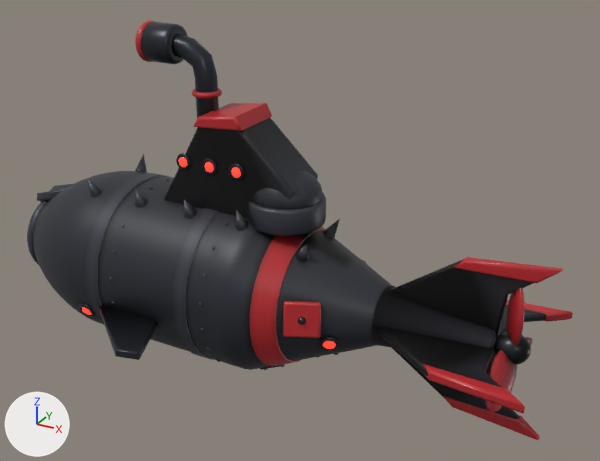
Before and after pictures for a commit that changed the glTF model models-src/enemy_boss.glb.
Both versions are drawn from a 50 mm camera at (6.08, -8.58, 5.2) aimed at (1.25, 0.2, 0.81). The lights are fixed; the arrows at lower left show +X, +Y and +Z. The picture after the commit comes second. Where no turn or scale is listed for an object, it has been applied to the vertices. Vertices at exactly the same position are counted once.

Names of what the first picture shows: 'enemy_boss_body', 'propeller.002'.
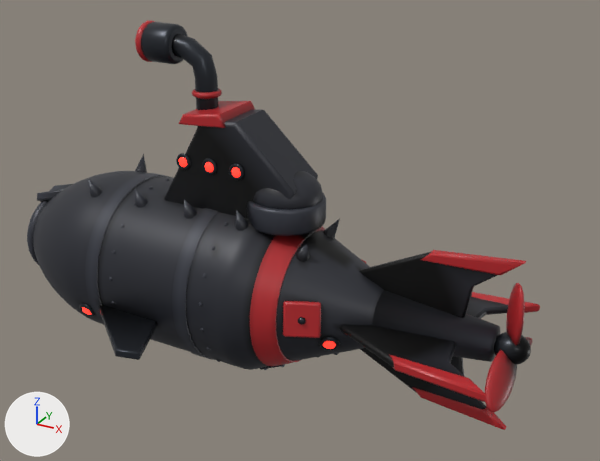
The change, as a diff of the scene's bpy script:
```diff
--- a/models-src/enemy_boss.glb.py
+++ b/models-src/enemy_boss.glb.py
@@ me_enemy_boss_body @@
 # used by ob_enemy_boss_body; location = (0.0, 0.0, 0.0)
-me_enemy_boss_body.from_pydata(...)  # 14033 vertices, 27404 faces; spans x -3.34..4.66, y -2.15..2.15, z -1.24..3.38
+me_enemy_boss_body.from_pydata(...)  # 14033 vertices, 27404 faces; spans x -3.34..4.25, y -2.15..2.15, z -1.24..3.38
+# me_enemy_boss_body part 1: the loose piece of 24 vertices spanning x 3.42..4.66, y -0.07..0.06, z 0.89..1.13 is moved by (-0.41, 0.0, 0.0)
+# me_enemy_boss_body part 2: the loose piece of 24 vertices spanning x 3.42..4.66, y 0.89..1.13, z -0.06..0.06 is moved by (-0.41, 0.0, 0.0)
+# me_enemy_boss_body part 3: the loose piece of 24 vertices spanning x 3.42..4.66, y -0.06..0.07, z -1.13..-0.89 is moved by (-0.41, 0.0, 0.0)
+# me_enemy_boss_body part 4: the loose piece of 24 vertices spanning x 3.42..4.66, y -1.13..-0.89, z -0.06..0.06 is moved by (-0.41, 0.0, 0.0)
+# me_enemy_boss_body part 5: the loose piece of 24 vertices spanning x 0.03..0.75, y -0.39..0.39, z 2.19..2.41 is moved by (-0.23, 0.0, 0.0)
+# me_enemy_boss_body part 6: all 8 vertices in x 2.27, y -0.12..0.12, z -0.12..0.12 are moved by (-0.91, 0.0, 0.0)
+# me_enemy_boss_body part 7: all 8 vertices in x 2.29, y -0.12..0.12, z -0.12..0.12 are moved by (-0.9, 0.0, 0.0)
+# me_enemy_boss_body part 8: all 8 vertices in x 2.36, y -0.15..0.15, z -0.15..0.15 are moved by (-0.88, 0.0, 0.0)
+# me_enemy_boss_body part 9: all 24 vertices in x 4.0..4.02, y -0.15..0.15, z -0.15..0.15 are moved by (-0.43, 0.0, 0.0)
+# me_enemy_boss_body part 10: 72 of the vertices in x 3.55..4.64, y -1.12..1.12, z -1.12..1.12 are moved by (-0.41, 0.0, 0.0)
+# me_enemy_boss_body part 11: 3675 kept faces spanning x -3.27..4.25, y -1.17..1.17, z -1.24..3.06 get new vertex colours
 me_enemy_boss_body.materials.append(mat_enemy_hull)
```

Pixel boxes (x1, y1, x2, y2) of what changed, in the pictures (600 x 461 px; the box of a moved part takes in the faces that stretch with it):
'enemy_boss_body', reshaped (6% narrower)
    before: (27, 21, 573, 440)
    after: (27, 21, 540, 430)
part 1 of me_enemy_boss_body, moved or reshaped
    before: (454, 257, 563, 283)
    after: (421, 250, 526, 275)
part 2 of me_enemy_boss_body, moved or reshaped
    before: (506, 300, 573, 322)
    after: (471, 292, 540, 313)
part 3 of me_enemy_boss_body, moved or reshaped
    before: (443, 396, 540, 440)
    after: (412, 387, 506, 430)
part 4 of me_enemy_boss_body, moved or reshaped
    before: (423, 364, 525, 413)
    after: (389, 354, 486, 402)
part 5 of me_enemy_boss_body, moved or reshaped
    before: (193, 103, 272, 131)
    after: (179, 101, 255, 128)
part 6 of me_enemy_boss_body, moved or reshaped (mostly hidden)
    before: (377, 259, 464, 376)
    after: (340, 252, 430, 367)
part 7 of me_enemy_boss_body, moved or reshaped (mostly hidden)
    before: (377, 260, 463, 399)
    after: (340, 253, 429, 393)
part 8 of me_enemy_boss_body, moved or reshaped
    before: (379, 263, 491, 400)
    after: (342, 255, 454, 391)
part 9 of me_enemy_boss_body, moved or reshaped
    before: (437, 270, 508, 402)
    after: (403, 263, 486, 393)
part 10 of me_enemy_boss_body, moved or reshaped
    before: (445, 272, 546, 419)
    after: (413, 264, 508, 409)
part 11 of me_enemy_boss_body, recoloured
    before: (196, 98, 573, 440)
    after: (182, 98, 540, 430)
